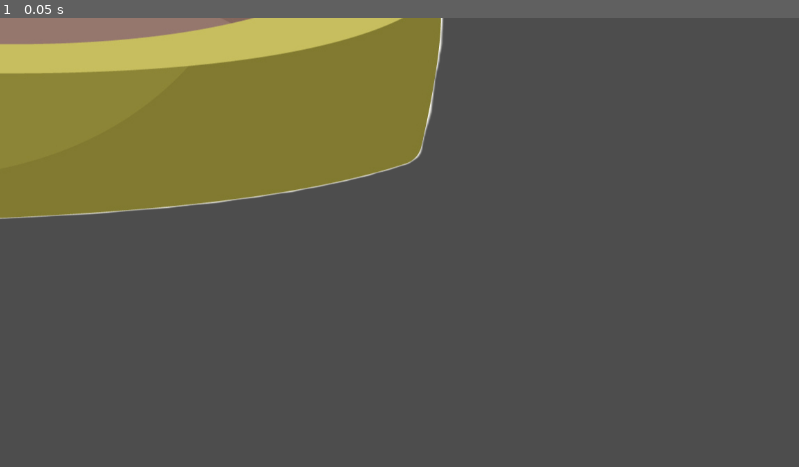
Above: before the commit, frame 1.
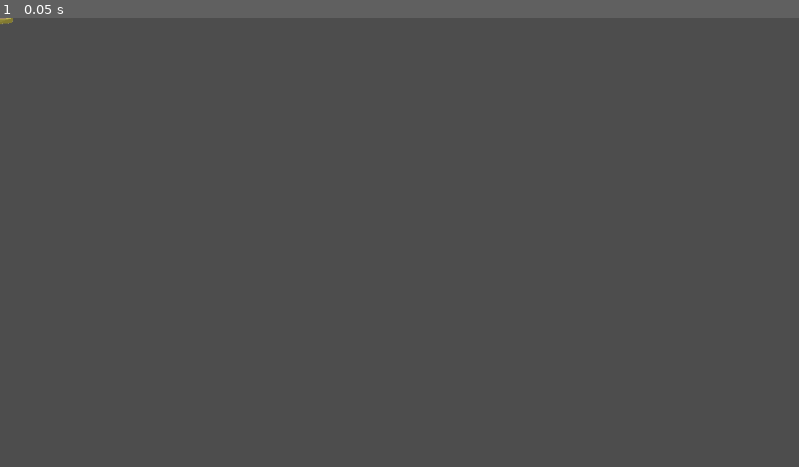
Above: after the commit, the same moment.

Repository: Antonin64/GlobalGameJam2024_agtbtn
Game: Godot game, scene res://Traps/mine_bomb.tscn
Same seed, same stepped clock (60 frames per second), same inputs: the game is played once before the commit and once after it. This scene is started directly instead of the project's main scene.
Inputs:
- Up to frame 1 (0.05 s): no input

The runs differ from the first frame. In frame 1, 22% of the frame differs, in the area x 0-56%, y 0-45%.

Commit message:
add particles

Diff:
--- a/Menu/mine_bomb.tscn
+++ /dev/null
@@ -1,9 +0,0 @@
-[gd_scene load_steps=2 format=3 uid="uid://dvqe4cd3c1ivg"]
-
-[ext_resource type="Texture2D" uid="uid://laesd46d6k6m" path="res://Traps/Explosive lethal weapon cartoon illustration set.png" id="1_b43og"]
-
-[node name="Mine" type="Node2D"]
-
-[node name="Sprite2D" type="Sprite2D" parent="."]
-scale = Vector2(0.03, 0.03)
-texture = ExtResource("1_b43og")
--- /dev/null
+++ b/Traps/Sprite2D.gd
@@ -0,0 +1,9 @@
+extends Sprite2D
+
+func _ready():
+	await get_tree().create_timer(1).timeout
+	Kill()
+
+func Kill():
+	$"../GPUParticles2D".emitting = true
+	queue_free()
--- a/Traps/mine_bomb.tscn
+++ b/Traps/mine_bomb.tscn
@@ -1,6 +1,26 @@
-[gd_scene load_steps=2 format=3 uid="uid://ggngpqre4nbc"]
+[gd_scene load_steps=4 format=3 uid="uid://ggngpqre4nbc"]
 
 [ext_resource type="Texture2D" uid="uid://laesd46d6k6m" path="res://Traps/Explosive lethal weapon cartoon illustration set.png" id="1_b43og"]
+[ext_resource type="Script" path="res://Traps/Sprite2D.gd" id="1_x6iup"]
 
-[node name="Sprite2D" type="Sprite2D"]
+[sub_resource type="ParticleProcessMaterial" id="ParticleProcessMaterial_8t6jo"]
+particle_flag_disable_z = true
+spread = 180.0
+initial_velocity_min = 30.0
+initial_velocity_max = 75.0
+gravity = Vector3(0, 0, 0)
+color = Color(1, 0.176471, 0, 1)
+
+[node name="Mine" type="Node2D"]
+
+[node name="Sprite2D" type="Sprite2D" parent="."]
+scale = Vector2(0.03, 0.03)
 texture = ExtResource("1_b43og")
+script = ExtResource("1_x6iup")
+
+[node name="GPUParticles2D" type="GPUParticles2D" parent="."]
+emitting = false
+amount = 50
+process_material = SubResource("ParticleProcessMaterial_8t6jo")
+one_shot = true
+explosiveness = 1.0
